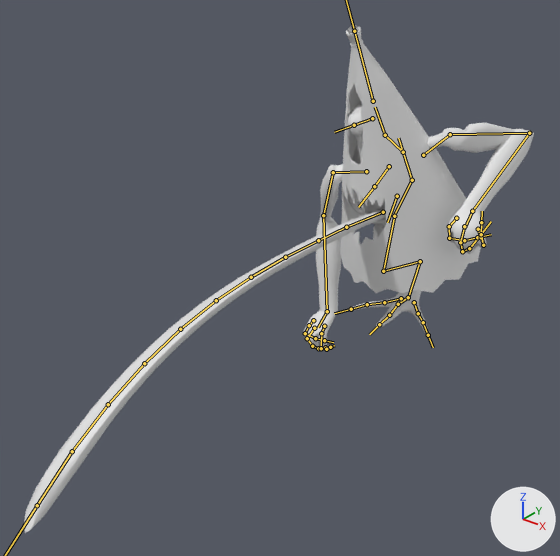
A saved change to the FBX model Assets/Models/AssetsFinais/Characters/Karakasa/Karakasa.fbx.
Camera for both pictures: a 50 mm camera at (1.5, -2.78, 1.7) aimed at (-0.02, -0.87, 0.52). The lights are fixed; the arrows at lower right show +X, +Y and +Z. Both versions are drawn at frame 32 of the action 'Armature_Karakasa|Attack_Karakasa'; the numbers are the values there. The bones that bend it are drawn over the model as lines.

Names of what the first picture shows: 'Umbrella.001'.
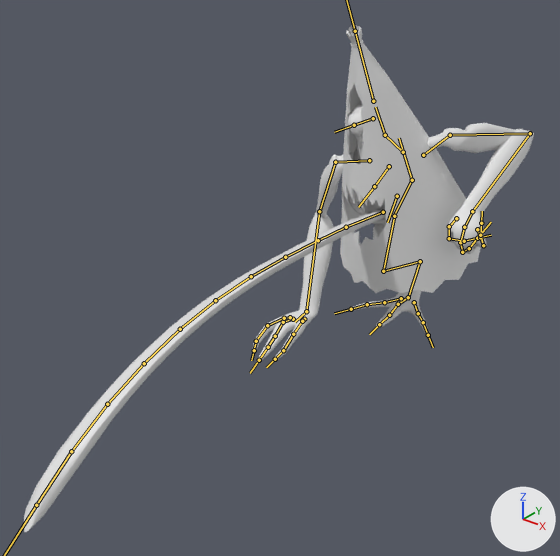
The edits, one by one:
Bone 'Clavicle.R' (bone_clavicle_r) moves from (-0.021, -0.072, 0.044) to (0.021, -0.075, 0.003).
Bone 'Clavicle.R' (bone_clavicle_r) turns from (33, 7, -9) to (35, 14, -3) degrees about its own x, y and z.
Bone 'Arm.R' (bone_arm_r) turns from (-26, -3, 10) to (-32, 0, 9) degrees about its own x, y and z.
Bone 'Forarm.R' (bone_forarm_r) turns from (53, -35, -72) to (50, -31, -75) degrees about its own x, y and z.
Bone 'Hand.R' (bone_hand_r) turns from (-36, 16, -25) to (-42, 0, -43) degrees about its own x, y and z.
Bone 'Index_Base.R' (bone_index_base_r) turns from (-7, -3, 8) to (-16, -4, -17) degrees about its own x, y and z.
Bone 'Index_Proximal.R' (bone_index_proximal_r) turns from (34, -18, 46) to (25, -6, 30) degrees about its own x, y and z.
Bone 'Index_Middle.R' (bone_index_middle_r) turns from (6, -5, 17) to (-1, -1, 0) degrees about its own x, y and z.
Bone 'Index_Distal.R' (bone_index_distal_r) turns from (3, -4, 16) to (-4, -1, -2) degrees about its own x, y and z.
Bone 'F_Thumb_Base.R' (bone_f_thumb_base_r) turns from (-19, -28, 16) to (-16, -31, -8) degrees about its own x, y and z.
Bone 'F_Thumb_Proximal.R' (bone_f_thumb_proximal_r) turns from (21, 29, 48) to (-1, 36, 23) degrees about its own x, y and z.
Bone 'F_Thumb_Middle.R' (bone_f_thumb_middle_r) turns from (3, -2, 55) to (-7, 0, 34) degrees about its own x, y and z.
Bone 'F_Thumb_Distal.R' (bone_f_thumb_distal_r) turns from (3, 19, 8) to (-13, 19, -10) degrees about its own x, y and z.
Bone 'B_Thumb_Base.R' (bone_b_thumb_base_r) turns from (26, 12, -6) to (10, 20, -21) degrees about its own x, y and z.
Bone 'B_Thumb_Proximal.R' (bone_b_thumb_proximal_r) turns from (-1, -9, 43) to (-7, -7, 19) degrees about its own x, y and z.
Bone 'B_Thumb_Middle.R' (bone_b_thumb_middle_r) turns from (37, -14, 20) to (29, 1, 5) degrees about its own x, y and z.
Bone 'B_Thumb_Distal.R' (bone_b_thumb_distal_r) turns from (33, 8, 4) to (22, 21, -12) degrees about its own x, y and z.

Changed parts and their boxes (x1, y1, x2, y2) in the pictures (560 x 556 px):
'Umbrella.001', posed: before (24, 25, 534, 533); after (23, 25, 534, 532)
bone 'Clavicle.R', root to tip: before (366, 171) to (333, 172); after (369, 160) to (335, 162)
bone 'Arm.R', root to tip: before (333, 172) to (323, 215); after (335, 162) to (319, 211)
bone 'Forarm.R', root to tip: before (323, 215) to (327, 311); after (319, 211) to (306, 311)
bone 'Hand.R', root to tip: before (327, 311) to (318, 327); after (306, 311) to (295, 322)
bone 'Index_Base.R', root to tip: before (314, 328) to (307, 338); after (293, 319) to (283, 322)
bone 'Index_Proximal.R', root to tip: before (307, 338) to (312, 346); after (283, 322) to (275, 336)
bone 'Index_Middle.R', root to tip: before (312, 346) to (318, 348); after (275, 336) to (268, 347)
bone 'Index_Distal.R', root to tip: before (318, 348) to (325, 347); after (268, 347) to (259, 360)
bone 'F_Thumb_Base.R', root to tip: before (324, 326) to (321, 333); after (304, 319) to (302, 321)
bone 'F_Thumb_Proximal.R', root to tip: before (321, 333) to (321, 348); after (302, 321) to (293, 334)
bone 'F_Thumb_Middle.R', root to tip: before (321, 348) to (326, 349); after (293, 334) to (283, 350)
bone 'F_Thumb_Distal.R', root to tip: before (326, 349) to (330, 347); after (283, 350) to (275, 359)
bone 'B_Thumb_Base.R', root to tip: before (313, 320) to (309, 325); after (290, 317) to (284, 318)
bone 'B_Thumb_Proximal.R', root to tip: before (309, 325) to (305, 333); after (284, 318) to (267, 325)
bone 'B_Thumb_Middle.R', root to tip: before (305, 333) to (315, 338); after (267, 325) to (256, 341)
bone 'B_Thumb_Distal.R', root to tip: before (315, 338) to (324, 340); after (256, 341) to (254, 350)
